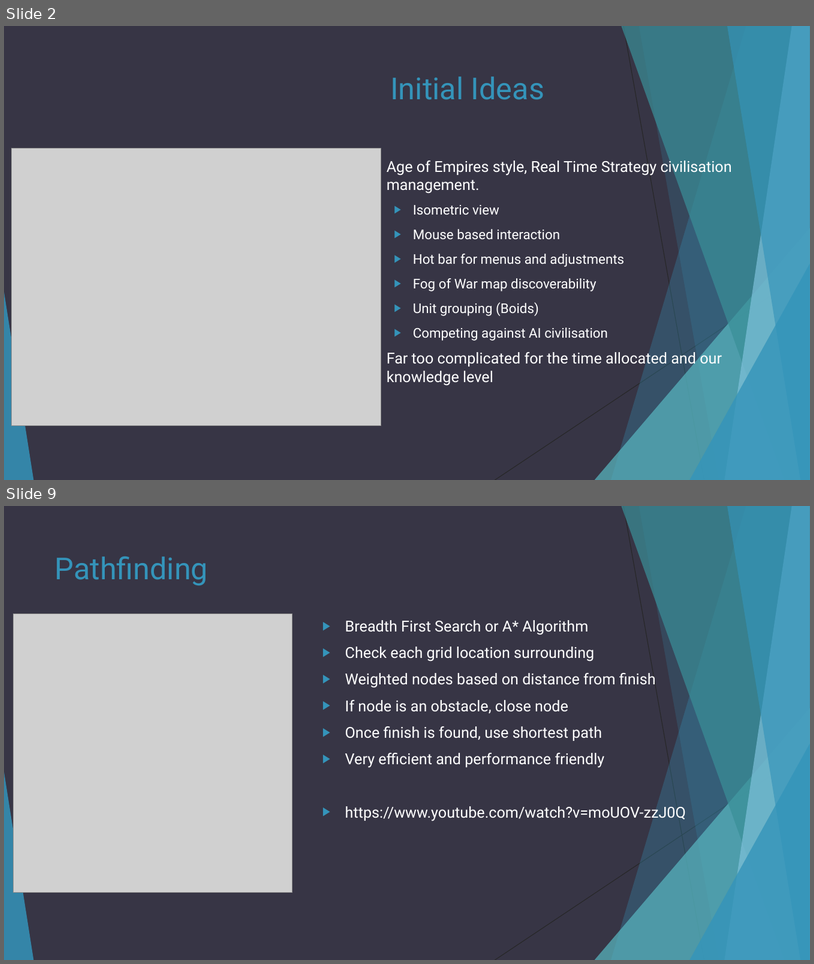
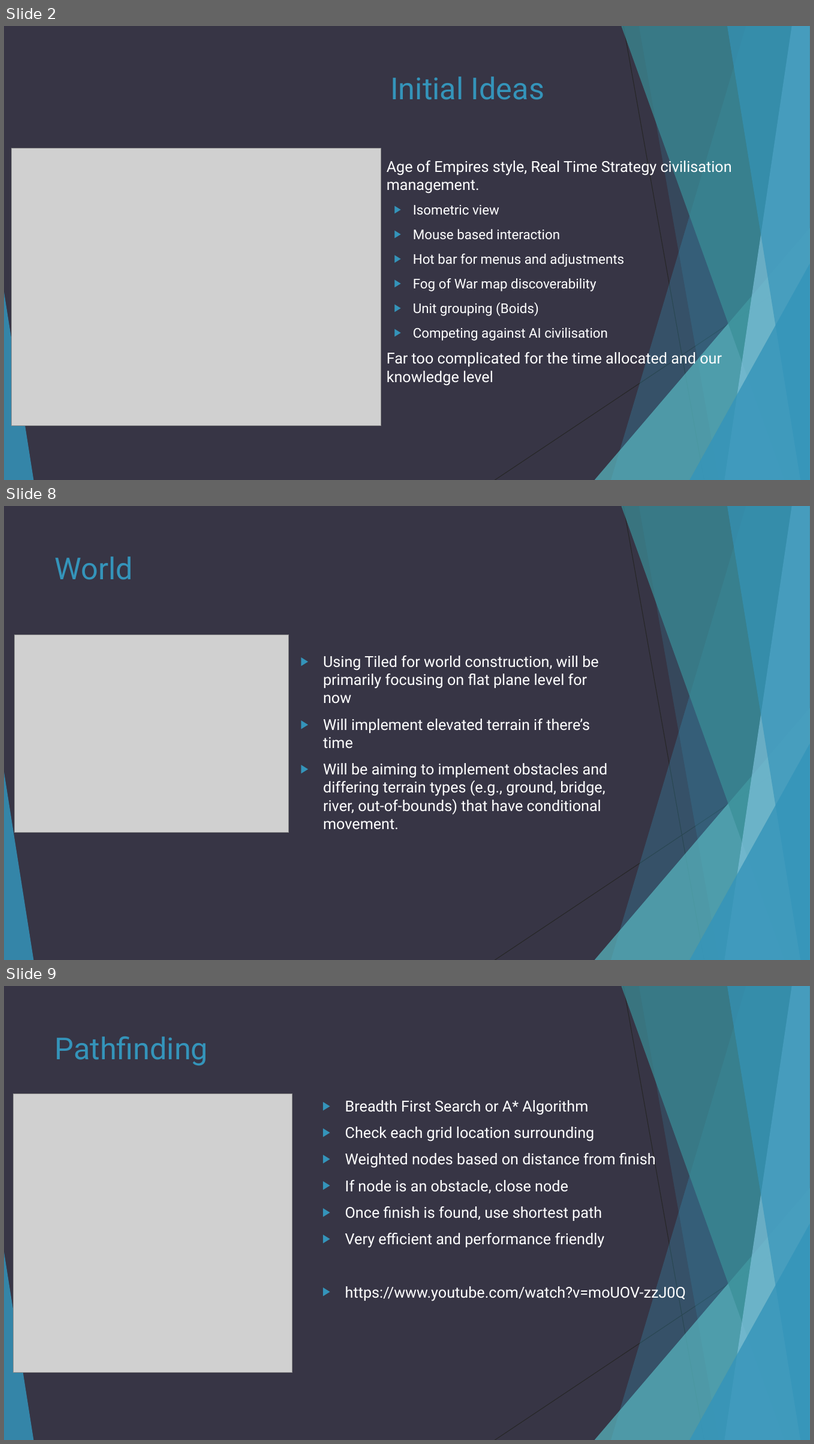
Before and after one commit to Steveo5/OneContribution, a slide deck: presentation.pptx. Shown one above the other, each under a label of ours: slides 2 and 9 before the commit, slides 2, 8 and 9 after it; the slides between them are not shown. The pictures are 814x964 and 814x1444 pixels, drawn with LibreOffice and Linux fonts; fonts in the diff are those of the drawing; grey boxes stand for pictures. Boxes give left, top, right and bottom in pixels: in the first picture for what was removed or moved away, otherwise in the second. Text is boxed around its words. In the diff, an @@ line names an element or a change of style, - is before the commit and + after.

Commit message:
Add files via upload
added some pretty pictars, info about sprites, characters, enemies, bosses, worlds, and combat. Changer initial concept image to scan of initial writeup

```diff
--- a/presentation.pptx
+++ b/presentation.pptx
@@ slide 8 added at <box>4,506,810,960</box>, background #373545; not listed: 10 template elements that a slide beside it also shows @@
@@ title added at <box>55,556,133,580</box>, 36 pt, text #3494BA @@
+World
@@ picture added at <box>14,634,289,832</box> @@
@@ text added at <box>323,655,608,829</box>, 18 pt, text #FFFFFF @@
+▶ Using Tiled for world construction, will be primarily focusing on flat plane level for now
+▶ Will implement elevated terrain if there’s time
+▶ Will be aiming to implement obstacles and differing terrain types (e.g., ground, bridge, river, out-of-bounds) that have conditional movement.
```
Also in this commit, not shown: 5 slides changed, 1 slide removed.
